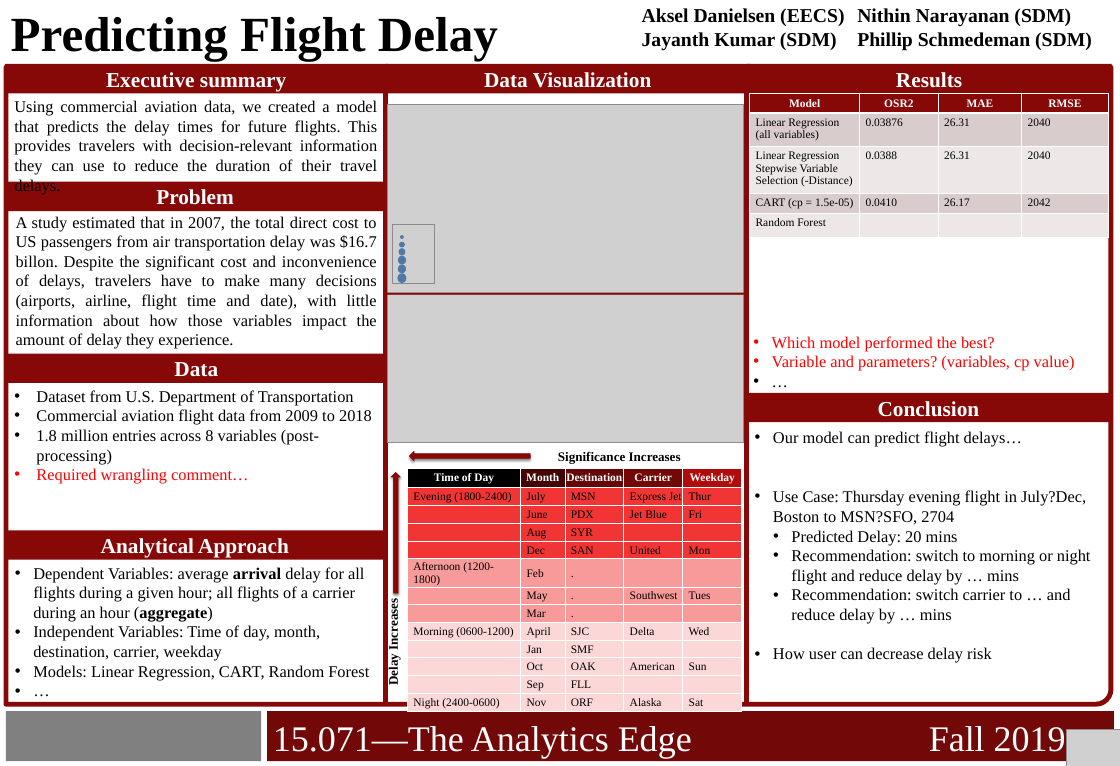
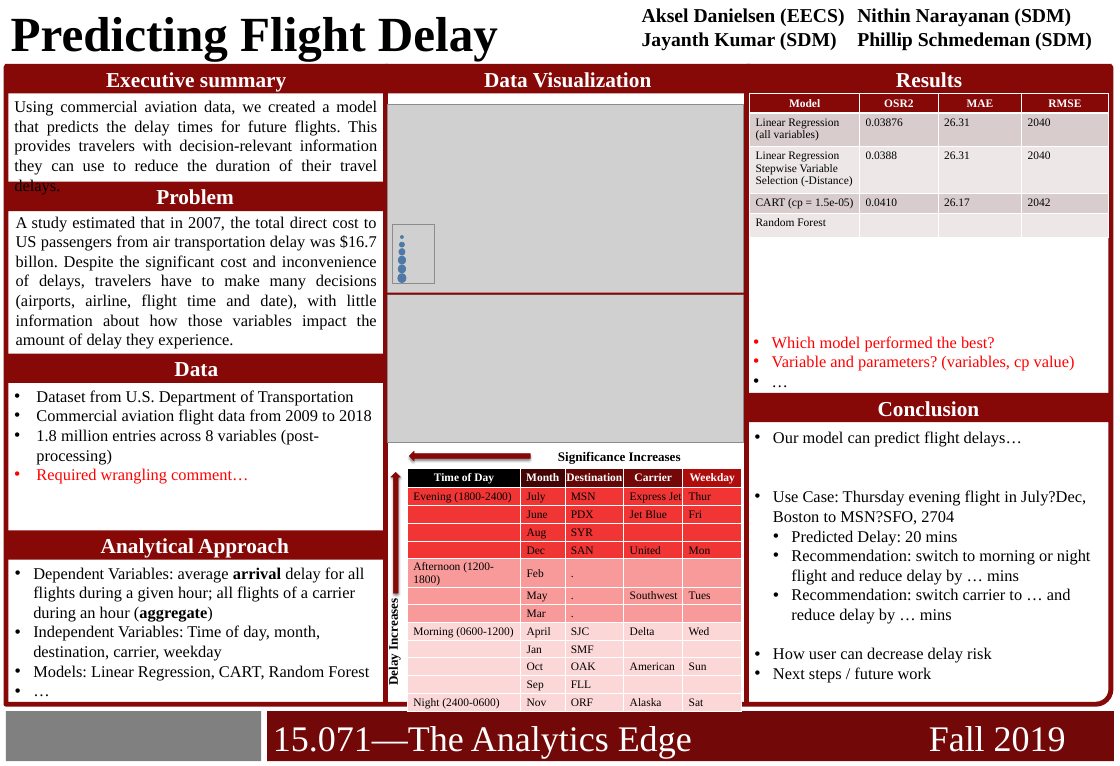
Before and after one commit to akselsd/MIT-15.071-Project, a slide deck: slide 1 of TM12_15.071_Term_Project_Poster.pptx. Drawn at 1120x766 pixels with LibreOffice and Linux fonts; fonts in the diff are those of the drawing; grey boxes stand for pictures; background and template pictures are left out. Boxes give left, top, right and bottom in pixels: in the first picture for what was removed or moved away, otherwise in the second. Text is boxed around its words. In the diff, an @@ line names an element or a change of style, - is before the commit and + after.

Commit message:
poster updates

```diff
--- a/TM12_15.071_Term_Project_Poster.pptx
+++ b/TM12_15.071_Term_Project_Poster.pptx
@@ text at (773,667,932,683): paragraph added @@
+• Next steps / future work
@@ picture removed at (1066,730,1120,766) @@
```
